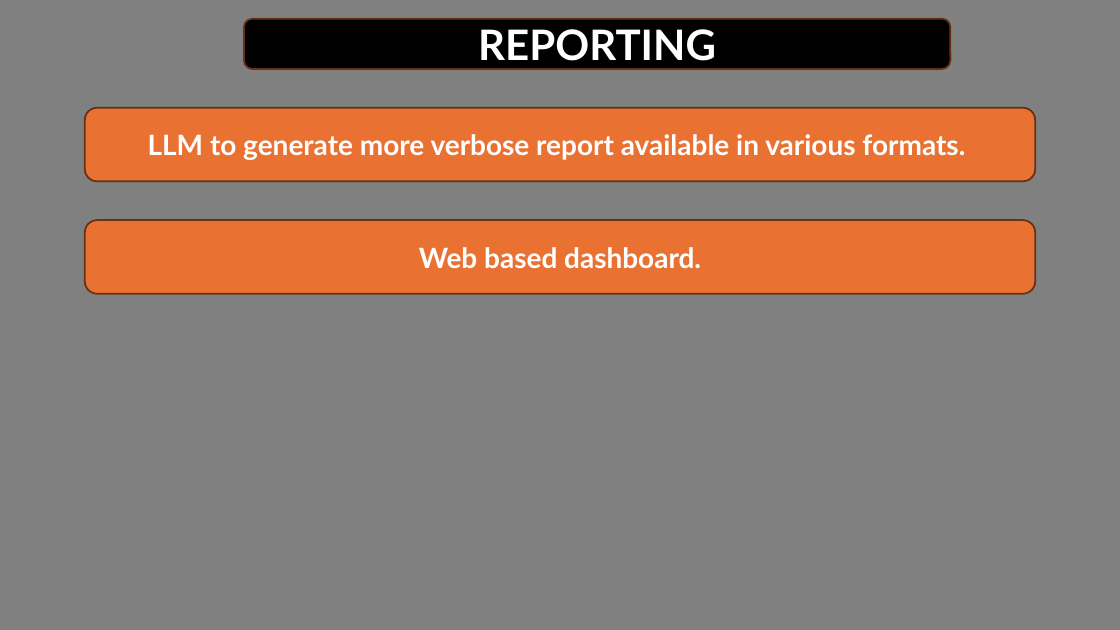
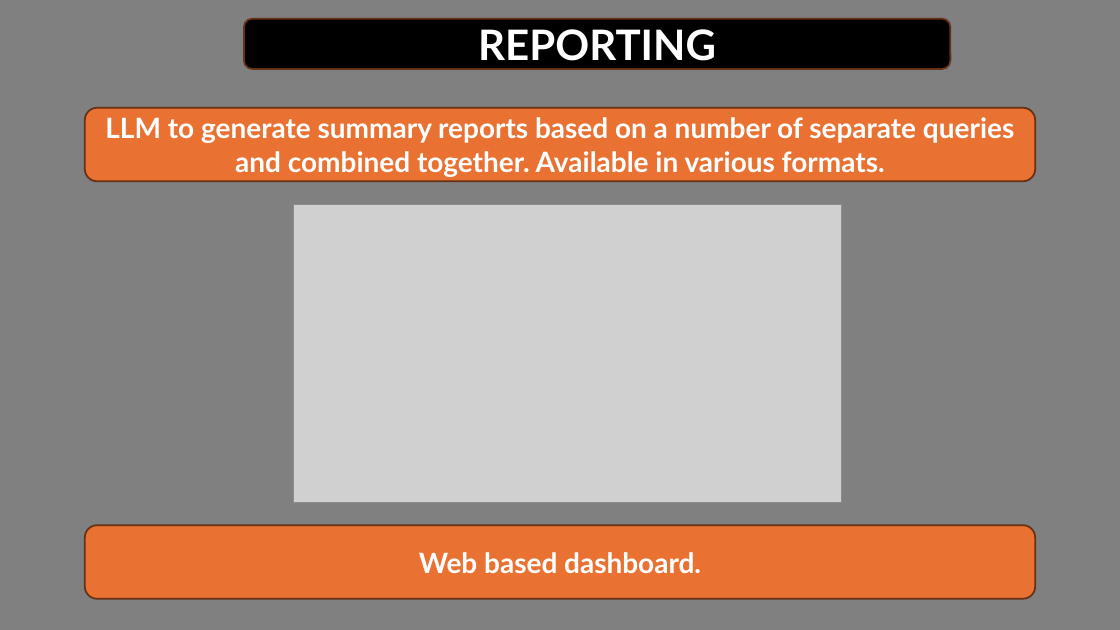
Before and after one commit to Python-Test-Engineer/AI-KB-BOOK, a slide deck: slide 8 of ai-agents.pptx. Drawn at 1120x630 pixels with LibreOffice and Linux fonts; fonts in the diff are those of the drawing; grey boxes stand for pictures. Boxes give left, top, right and bottom in pixels: in the first picture for what was removed or moved away, otherwise in the second. Text is boxed around its words. In the diff, an @@ line names an element or a change of style, - is before the commit and + after.

```diff
--- a/ai-agents.pptx
+++ b/ai-agents.pptx
@@ text in rounded rectangle at bbox=[105, 117, 1014, 177]: text changed @@
-LLM to generate more verbose report available in various formats.
+LLM to generate summary reports based on a number of separate queries and combined together. Available in various formats.
@@ picture added at bbox=[293, 204, 842, 502] @@
@@ rounded rectangle "Web based dashboard.": place and size @@
-rounded rectangle "Web based dashboard." at bbox=[85, 220, 1035, 294]
+rounded rectangle "Web based dashboard." at bbox=[85, 525, 1035, 599]
```
Also in this commit, not shown: 1 other slide changed, 2 other files.
